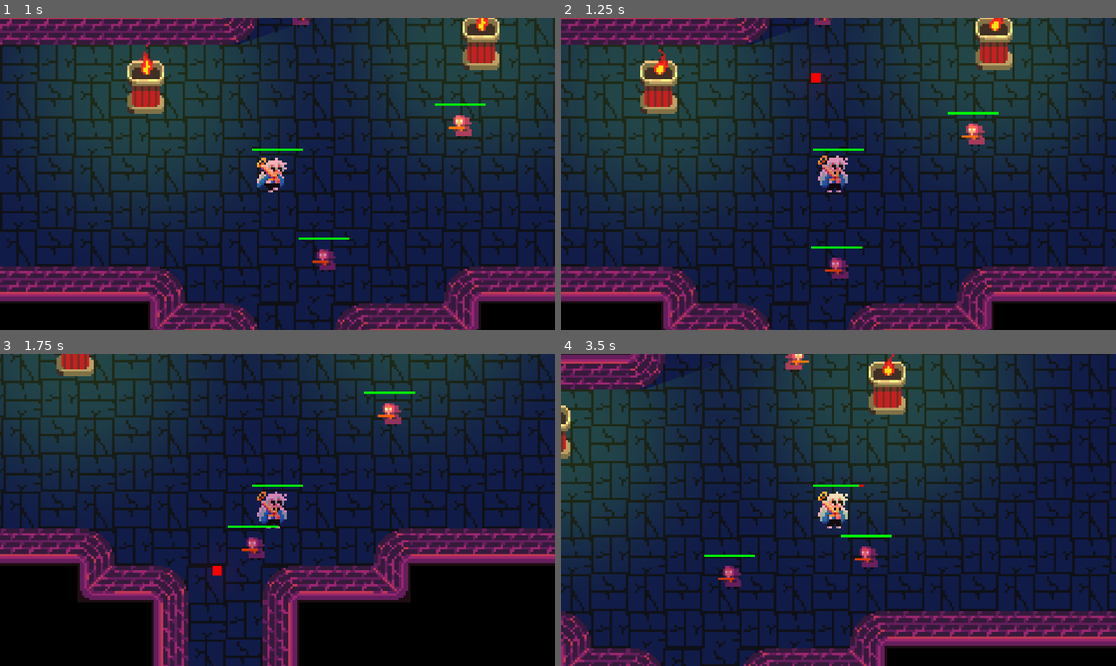
Above: before the commit, frames 1-4 (two rows, left to right).
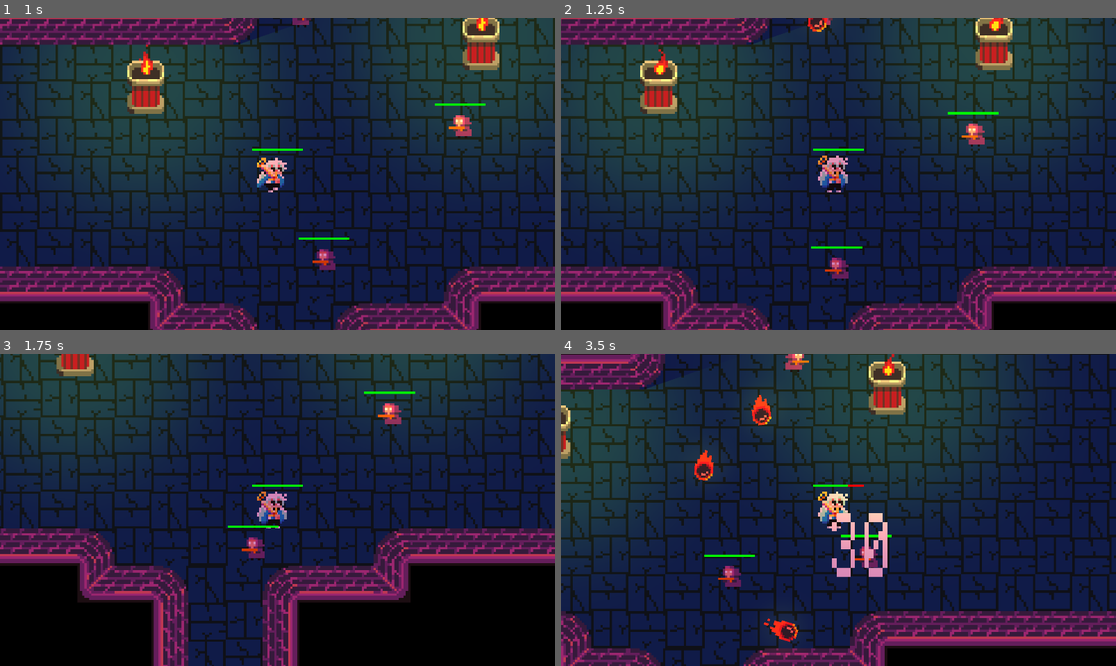
Above: after the commit, the same moments.

Repository: NielsOuvrard/TheShadowOfHeaven
Game: Godot game, scene res://Scenes/game.tscn
Same seed, same stepped clock (60 frames per second), same inputs: the game is played once before the commit and once after it.
Inputs (mouse positions are in pixels of both pictures, inside the frame that each line leads up to):
- Up to frame 1 (1 s): move the mouse to (399, 158) at 0.52 s; hold Right (move_right) from 0.53 s (still down); hold Space (shoot) from 0.53 s (still down)
- Up to frame 2 (1.25 s): keep holding Right (move_right); keep holding Space (shoot)
- Up to frame 3 (1.75 s): move the mouse to (166, 525) at 1.27 s; release Right (move_right) at 1.28 s; release Space (shoot) at 1.28 s; hold Down (move_down) from 1.28 s (still down); tap Q (change_weapon) at 1.35 s; tap Space (shoot) at 1.55 s
- Up to frame 4 (3.5 s): move the mouse to (894, 441) at 2.02 s; release Down (move_down) at 2.03 s; hold Right (move_right) 2.03-2.78 s; hold Space (shoot) 2.03-2.78 s; move the mouse to (810, 572) at 2.77 s; hold Up (move_up) from 2.78 s (still down); tap Space (shoot) at 2.85 s

Frame 1 is identical in both runs. In frame 2, 0.2% of the frame differs, in the area x 44-49%, y 0-21%; in frame 3, less than 0.1%; in frame 4, 1.6%, in the area x 24-59%, y 12-97%.

Commit message:
differents kind of Projectiles, with animation

Diff:
--- a/Scenes/ball.tscn
+++ b/Scenes/ball.tscn
@@ -1,21 +1,259 @@
-[gd_scene load_steps=4 format=3 uid="uid://cmw0ljnlnfdib"]
+[gd_scene load_steps=36 format=3 uid="uid://cmw0ljnlnfdib"]
 
 [ext_resource type="Script" path="res://Scripts/ball.gd" id="1_bqjdq"]
 [ext_resource type="Texture2D" uid="uid://b0606qmktrjkd" path="res://Assets/light_halo.png" id="2_56tqa"]
+[ext_resource type="Texture2D" uid="uid://khoheu8iu4pt" path="res://Assets/Items/Bullets.png" id="3_fh0sp"]
+
+[sub_resource type="AtlasTexture" id="AtlasTexture_8kqn0"]
+atlas = ExtResource("3_fh0sp")
+region = Rect2(0, 48, 32, 16)
+
+[sub_resource type="AtlasTexture" id="AtlasTexture_quts4"]
+atlas = ExtResource("3_fh0sp")
+region = Rect2(32, 48, 32, 16)
+
+[sub_resource type="AtlasTexture" id="AtlasTexture_7ik7t"]
+atlas = ExtResource("3_fh0sp")
+region = Rect2(64, 48, 32, 16)
+
+[sub_resource type="AtlasTexture" id="AtlasTexture_mrs2e"]
+atlas = ExtResource("3_fh0sp")
+region = Rect2(96, 48, 32, 16)
+
+[sub_resource type="AtlasTexture" id="AtlasTexture_78cuv"]
+atlas = ExtResource("3_fh0sp")
+region = Rect2(128, 48, 32, 16)
+
+[sub_resource type="AtlasTexture" id="AtlasTexture_2f5eb"]
+atlas = ExtResource("3_fh0sp")
+region = Rect2(160, 48, 32, 16)
+
+[sub_resource type="AtlasTexture" id="AtlasTexture_fxoiy"]
+atlas = ExtResource("3_fh0sp")
+region = Rect2(0, 64, 16, 16)
+
+[sub_resource type="AtlasTexture" id="AtlasTexture_n0t2y"]
+atlas = ExtResource("3_fh0sp")
+region = Rect2(32, 64, 16, 16)
+
+[sub_resource type="AtlasTexture" id="AtlasTexture_ss4a2"]
+atlas = ExtResource("3_fh0sp")
+region = Rect2(64, 64, 16, 16)
+
+[sub_resource type="AtlasTexture" id="AtlasTexture_wtmuf"]
+atlas = ExtResource("3_fh0sp")
+region = Rect2(96, 64, 16, 16)
+
+[sub_resource type="AtlasTexture" id="AtlasTexture_hpwgx"]
+atlas = ExtResource("3_fh0sp")
+region = Rect2(128, 64, 16, 16)
+
+[sub_resource type="AtlasTexture" id="AtlasTexture_ul27q"]
+atlas = ExtResource("3_fh0sp")
+region = Rect2(160, 64, 16, 16)
+
+[sub_resource type="AtlasTexture" id="AtlasTexture_7u3wk"]
+atlas = ExtResource("3_fh0sp")
+region = Rect2(0, 16, 16, 16)
+
+[sub_resource type="AtlasTexture" id="AtlasTexture_aoaru"]
+atlas = ExtResource("3_fh0sp")
+region = Rect2(32, 16, 16, 16)
+
+[sub_resource type="AtlasTexture" id="AtlasTexture_6hcwo"]
+atlas = ExtResource("3_fh0sp")
+region = Rect2(64, 16, 16, 16)
+
+[sub_resource type="AtlasTexture" id="AtlasTexture_oijof"]
+atlas = ExtResource("3_fh0sp")
+region = Rect2(96, 16, 16, 16)
+
+[sub_resource type="AtlasTexture" id="AtlasTexture_frsn2"]
+atlas = ExtResource("3_fh0sp")
+region = Rect2(128, 16, 16, 16)
+
+[sub_resource type="AtlasTexture" id="AtlasTexture_mgq12"]
+atlas = ExtResource("3_fh0sp")
+region = Rect2(160, 16, 16, 16)
+
+[sub_resource type="AtlasTexture" id="AtlasTexture_m7bxc"]
+atlas = ExtResource("3_fh0sp")
+region = Rect2(0, 0, 16, 16)
+
+[sub_resource type="AtlasTexture" id="AtlasTexture_dgxqk"]
+atlas = ExtResource("3_fh0sp")
+region = Rect2(32, 0, 16, 16)
+
+[sub_resource type="AtlasTexture" id="AtlasTexture_dt1aa"]
+atlas = ExtResource("3_fh0sp")
+region = Rect2(64, 0, 16, 16)
+
+[sub_resource type="AtlasTexture" id="AtlasTexture_il5uu"]
+atlas = ExtResource("3_fh0sp")
+region = Rect2(96, 0, 16, 16)
+
+[sub_resource type="AtlasTexture" id="AtlasTexture_3fy62"]
+atlas = ExtResource("3_fh0sp")
+region = Rect2(128, 0, 16, 16)
+
+[sub_resource type="AtlasTexture" id="AtlasTexture_6sdxy"]
+atlas = ExtResource("3_fh0sp")
+region = Rect2(160, 0, 16, 16)
+
+[sub_resource type="AtlasTexture" id="AtlasTexture_t246h"]
+atlas = ExtResource("3_fh0sp")
+region = Rect2(0, 32, 16, 16)
+
+[sub_resource type="AtlasTexture" id="AtlasTexture_3hmb3"]
+atlas = ExtResource("3_fh0sp")
+region = Rect2(32, 32, 16, 16)
+
+[sub_resource type="AtlasTexture" id="AtlasTexture_kc5my"]
+atlas = ExtResource("3_fh0sp")
+region = Rect2(64, 32, 16, 16)
+
+[sub_resource type="AtlasTexture" id="AtlasTexture_1upg8"]
+atlas = ExtResource("3_fh0sp")
+region = Rect2(96, 32, 16, 16)
+
+[sub_resource type="AtlasTexture" id="AtlasTexture_w0wkp"]
+atlas = ExtResource("3_fh0sp")
+region = Rect2(128, 32, 16, 16)
+
+[sub_resource type="AtlasTexture" id="AtlasTexture_01mqy"]
+atlas = ExtResource("3_fh0sp")
+region = Rect2(160, 32, 16, 16)
+
+[sub_resource type="SpriteFrames" id="SpriteFrames_5qtxd"]
+animations = [{
+"frames": [{
+"duration": 1.0,
+"texture": SubResource("AtlasTexture_8kqn0")
+}, {
+"duration": 1.0,
+"texture": SubResource("AtlasTexture_quts4")
+}, {
+"duration": 1.0,
+"texture": SubResource("AtlasTexture_7ik7t")
+}, {
+"duration": 1.0,
+"texture": SubResource("AtlasTexture_mrs2e")
+}, {
+"duration": 1.0,
+"texture": SubResource("AtlasTexture_78cuv")
+}, {
+"duration": 1.0,
+"texture": SubResource("AtlasTexture_2f5eb")
+}],
+"loop": true,
+"name": &"deadball",
+"speed": 10.0
+}, {
+"frames": [{
+"duration": 1.0,
+"texture": SubResource("AtlasTexture_fxoiy")
+}, {
+"duration": 1.0,
+"texture": SubResource("AtlasTexture_n0t2y")
+}, {
+"duration": 1.0,
+"texture": SubResource("AtlasTexture_ss4a2")
+}, {
+"duration": 1.0,
+"texture": SubResource("AtlasTexture_wtmuf")
+}, {
+"duration": 1.0,
+"texture": SubResource("AtlasTexture_hpwgx")
+}, {
+"duration": 1.0,
+"texture": SubResource("AtlasTexture_ul27q")
+}],
+"loop": true,
+"name": &"enemies",
+"speed": 10.0
+}, {
+"frames": [{
+"duration": 1.0,
+"texture": SubResource("AtlasTexture_7u3wk")
+}, {
+"duration": 1.0,
+"texture": SubResource("AtlasTexture_aoaru")
+}, {
+"duration": 1.0,
+"texture": SubResource("AtlasTexture_6hcwo")
+}, {
+"duration": 1.0,
+"texture": SubResource("AtlasTexture_oijof")
+}, {
+"duration": 1.0,
+"texture": SubResource("AtlasTexture_frsn2")
+}, {
+"duration": 1.0,
+"texture": SubResource("AtlasTexture_mgq12")
+}],
+"loop": true,
+"name": &"pistol",
+"speed": 10.0
+}, {
+"frames": [{
+"duration": 1.0,
+"texture": SubResource("AtlasTexture_m7bxc")
+}, {
+"duration": 1.0,
+"texture": SubResource("AtlasTexture_dgxqk")
+}, {
+"duration": 1.0,
+"texture": SubResource("AtlasTexture_dt1aa")
+}, {
+"duration": 1.0,
+"texture": SubResource("AtlasTexture_il5uu")
+}, {
+"duration": 1.0,
+"texture": SubResource("AtlasTexture_3fy62")
+}, {
+"duration": 1.0,
+"texture": SubResource("AtlasTexture_6sdxy")
+}],
+"loop": true,
+"name": &"raygun",
+"speed": 10.0
+}, {
+"frames": [{
+"duration": 1.0,
+"texture": SubResource("AtlasTexture_t246h")
+}, {
+"duration": 1.0,
+"texture": SubResource("AtlasTexture_3hmb3")
+}, {
+"duration": 1.0,
+"texture": SubResource("AtlasTexture_kc5my")
+}, {
+"duration": 1.0,
+"texture": SubResource("AtlasTexture_1upg8")
+}, {
+"duration": 1.0,
+"texture": SubResource("AtlasTexture_w0wkp")
+}, {
+"duration": 1.0,
+"texture": SubResource("AtlasTexture_01mqy")
+}],
+"loop": true,
+"name": &"shotgun",
+"speed": 10.0
+}]
 
 [sub_resource type="CircleShape2D" id="CircleShape2D_ub76g"]
-radius = 3.0
+radius = 5.0
 
 [node name="Ball" type="Area2D"]
 script = ExtResource("1_bqjdq")
 
-[node name="ColorRect" type="ColorRect" parent="."]
-offset_left = -2.0
-offset_top = -2.0
-offset_right = 2.0
-offset_bottom = 2.0
+[node name="Sprite" type="AnimatedSprite2D" parent="."]
+sprite_frames = SubResource("SpriteFrames_5qtxd")
+animation = &"shotgun"
 
 [node name="CollisionShape2D" type="CollisionShape2D" parent="."]
+scale = Vector2(1.2, 0.6)
 shape = SubResource("CircleShape2D_ub76g")
 
 [node name="PointLight2D" type="PointLight2D" parent="."]
--- a/Scripts/ball.gd
+++ b/Scripts/ball.gd
@@ -7,35 +7,38 @@
 #
 
 extends Area2D
-@onready var color_rect: ColorRect = $ColorRect
-@onready var point_light_2d: PointLight2D = $PointLight2D
+@onready var point_light: PointLight2D = $PointLight2D
+@onready var sprite: AnimatedSprite2D = $Sprite
+@onready var collision: CollisionShape2D = $CollisionShape2D
 
-@export var SPEED := 200 # maybe shoud vary according to weapon
-var damage : int
 var direction_ball : Vector2
 var thrower : String
 var target : String
-var color : Color = Color(1, 1, 1, 1)
-var light := false
+var type : Data.Projectiles
 
 const DAMAGET_TEXT = preload("res://Scenes/damage_text.tscn")
 
+# BALL
+
 func _ready():
-	color_rect.color = color
-	point_light_2d.color = color
-	if light:
-		point_light_2d.energy = 1
+	point_light.color = Data.PROJECTILS[type].light_color
+	point_light.energy = Data.PROJECTILS[type].light_energy
+	sprite.play(Data.PROJECTILS[type].animation)
+	collision.scale = Data.PROJECTILS[type].collision_scale
+	collision.shape.radius = Data.PROJECTILS[type].collision_radius
+
+	rotate(direction_ball.angle())
 
 
 # Called every frame. 'delta' is the elapsed time since the previous frame.
 func _process(delta):
-	var velocity = direction_ball * SPEED * delta
+	var velocity = direction_ball * Data.PROJECTILS[type].speed * delta
 	position += velocity
 
 
 func _on_body_entered(body):
 	if body.is_in_group(target):
-		var damage_given = body.take_damage(damage)
+		var damage_given = body.take_damage(Data.PROJECTILS[type].damage)
 		var damage_text = DAMAGET_TEXT.instantiate()
 		damage_text.text = str(damage_given)
 		damage_text.position = position
--- a/Scripts/data.gd
+++ b/Scripts/data.gd
@@ -24,6 +24,13 @@
 	LIFE
 }
 
+enum Projectiles {
+	PISTOL,
+	SHOTGUN,
+	RAYGUN,
+	ENEMIES,
+	DEATH_BALL,
+}
 
 const WEAPONS = {
 	Weapons.SWORD: {
@@ -33,7 +40,7 @@
 		"cooldown_shot": 0.2,
 		"cooldown_reload": 0.0,
 		"ammo_max": 0,
-		"damage": 30
+		"projectile": null,
 	},
 	Weapons.PISTOL: {
 		"name": "pistol",
@@ -42,7 +49,7 @@
 		"cooldown_shot": 0.2,
 		"cooldown_reload": 1.0,
 		"ammo_max": 6,
-		"damage": 20
+		"projectile": Projectiles.PISTOL
 	},
 	Weapons.SHOTGUN: {
 		"name": "shotgun",
@@ -51,7 +58,7 @@
 		"cooldown_shot": 0.5,
 		"cooldown_reload": 1.5,
 		"ammo_max": 2,
-		"damage": 99
+		"projectile": Projectiles.SHOTGUN
 	},
 	Weapons.RAYGUN: {
 		"name": "raygun", # maybe a charge, and need to wait to shoot again
@@ -60,7 +67,55 @@
 		"cooldown_shot": 0.1,
 		"cooldown_reload": 0.4,
 		"ammo_max": 10,
-		"damage": 40
+		"projectile": Projectiles.RAYGUN
+	}
+}
+
+const PROJECTILS = {
+	Projectiles.PISTOL: {
+		"animation": "pistol",
+		"speed": 20,
+		"damage": 20,
+		"light_color": Color(1, 1, 0, 1),
+		"light_energy": 1,
+		"collision_scale": Vector2(1, 0.5),
+		"collision_radius": 5
+	},
+	Projectiles.SHOTGUN: {
+		"animation": "shotgun",
+		"speed": 20,
+		"damage": 99,
+		"light_energy": 1.5,
+		"light_color": Color(1, 1, 0, 1),
+		"collision_scale": Vector2(1, 0.33),
+		"collision_radius": 5
+	},
+	Projectiles.RAYGUN: {
+		"animation": "raygun", # this one is different, it's a ray
+		"speed": 20,
+		"damage": 40,
+		"light_energy": 1,
+		"light_color": Color(0, 1, 1, 1),
+		"collision_scale": Vector2(10, 10),
+		"collision_radius": 5.83
+	},
+	Projectiles.ENEMIES: {
+		"animation": "enemies",
+		"speed": 20,
+		"damage": 30,
+		"light_energy": 0.5,
+		"light_color": Color(1, 0.5, 0, 1),
+		"collision_scale": Vector2(1.2, 0.7),
+		"collision_radius": 5.83
+	},
+	Projectiles.DEATH_BALL: {
+		"animation": "death_ball",
+		"speed": 20,
+		"damage": 50,
+		"light_energy": 2,
+		"light_color": Color(1, 0, 1, 1),
+		"collision_scale": Vector2(1.2, 0.6),
+		"collision_radius": 13.33
 	}
 }
 
--- a/Scripts/player.gd
+++ b/Scripts/player.gd
@@ -76,12 +76,11 @@
 
 		var ball = BALL.instantiate()
 		ball.direction_ball = mouse_position
+		ball.thrower = "player"
+		ball.target = "enemies"
+		ball.type = Data.WEAPONS[current_weapon].projectile
 		ball.position = mouse_position + parent_node.position
-		ball.damage = Data.WEAPONS[current_weapon].damage
-		ball.target = "enemies"
-		ball.thrower = "player"
-		ball.color = Color(0.8, 0.8, 1, 1)
-		ball.light = true
+		print("mouse_position ", mouse_position, " parent_node.position ", parent_node.position, " ball.position ", ball.position)
 		parent_node.get_parent().add_child(ball)
 
 	func debug_inventory():
--- a/Scripts/sectarian.gd
+++ b/Scripts/sectarian.gd
@@ -70,11 +70,10 @@
 	var ball = BALL.instantiate()
 	var player = get_tree().get_nodes_in_group("player")[0]  # get the player node
 	ball.direction_ball = (player.global_position - global_position).normalized()  # calculate the direction to the player
+	ball.thrower = "enemies"
+	ball.target = "player"
 	ball.position = position
-	ball.damage = 5
-	ball.target = "player"
-	ball.thrower = "enemies"
-	ball.color = Color(1, 0, 0, 1)
+	ball.type = Data.Projectiles.ENEMIES
 	get_parent().add_child(ball)
 
 	shot_cooldown.wait_time = float(Data.rand_range(10, 30)) / 10
Binary file added: Assets/Items/Bullets.png
Not shown, added: Assets/Items/Bullets.png.import
